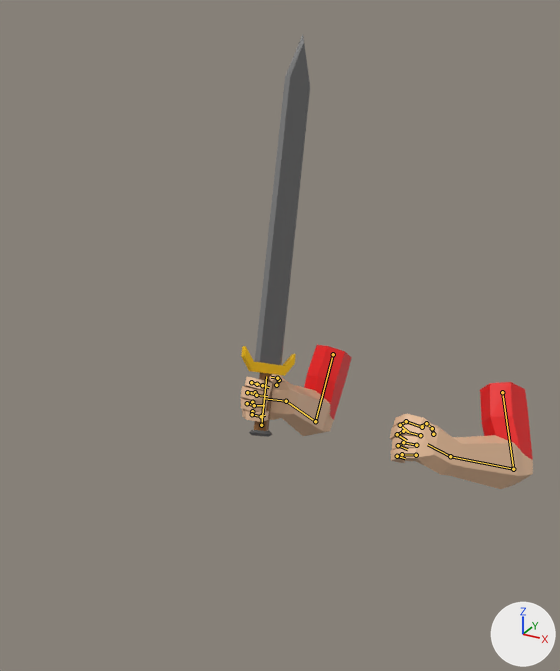
One commit to the Blender file Models/LowPolyArms/swordAttackLowPolyArms.Anim.blend: the scene before it, then after it.
Camera for both pictures: a 50 mm lens placed at (1.02, -3.16, 1.62), pointed at (-0.15, -1.03, 0.55). The axes (+X, +Y, +Z) are drawn at lower right. The lights are the same throughout. Both versions are drawn at frame 12 of the action 'swordAttack'; the numbers are the values there. The bones that bend it are drawn over the model as lines.

The first picture shows 'PlayerArmsModel', 'sword'.
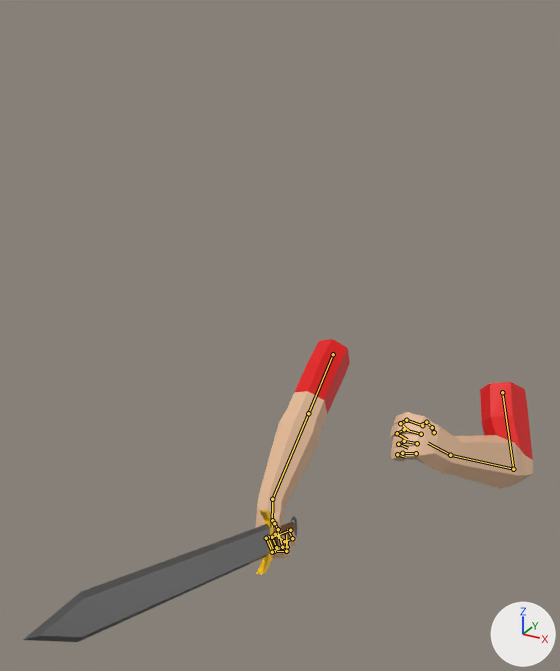
Location of each change, [x1, y1, x2, y2] in pixels of the pictures (560 x 671 px):
'sword', posed (293% wider, 67% shorter): before [241, 34, 310, 437]; after [23, 510, 297, 642]
'PlayerArmsModel', posed (52% taller): before [241, 345, 533, 489]; after [256, 339, 533, 559]

The edits, one by one:
Bone 'IKArmTarget.L' (bone_ikarmtarget_l) moves from (0.047, -0.846, 0.547) to (0.042, -0.846, 0.544).
Bone 'IKArmHold.R' (bone_ikarmhold_r) moves from (-0.668, -0.784, -0.337) to (-0.668, -0.783, -0.331).
Bone 'IKArmTarget.R' (bone_ikarmtarget_r) moves from (-0.018, -0.804, 0.524) to (-0.566, -0.813, 0.819).
Bone 'IKArmTarget.R' (bone_ikarmtarget_r) turns from (70, 29, 13) to (115, -112, -5) degrees about its own x, y and z.
